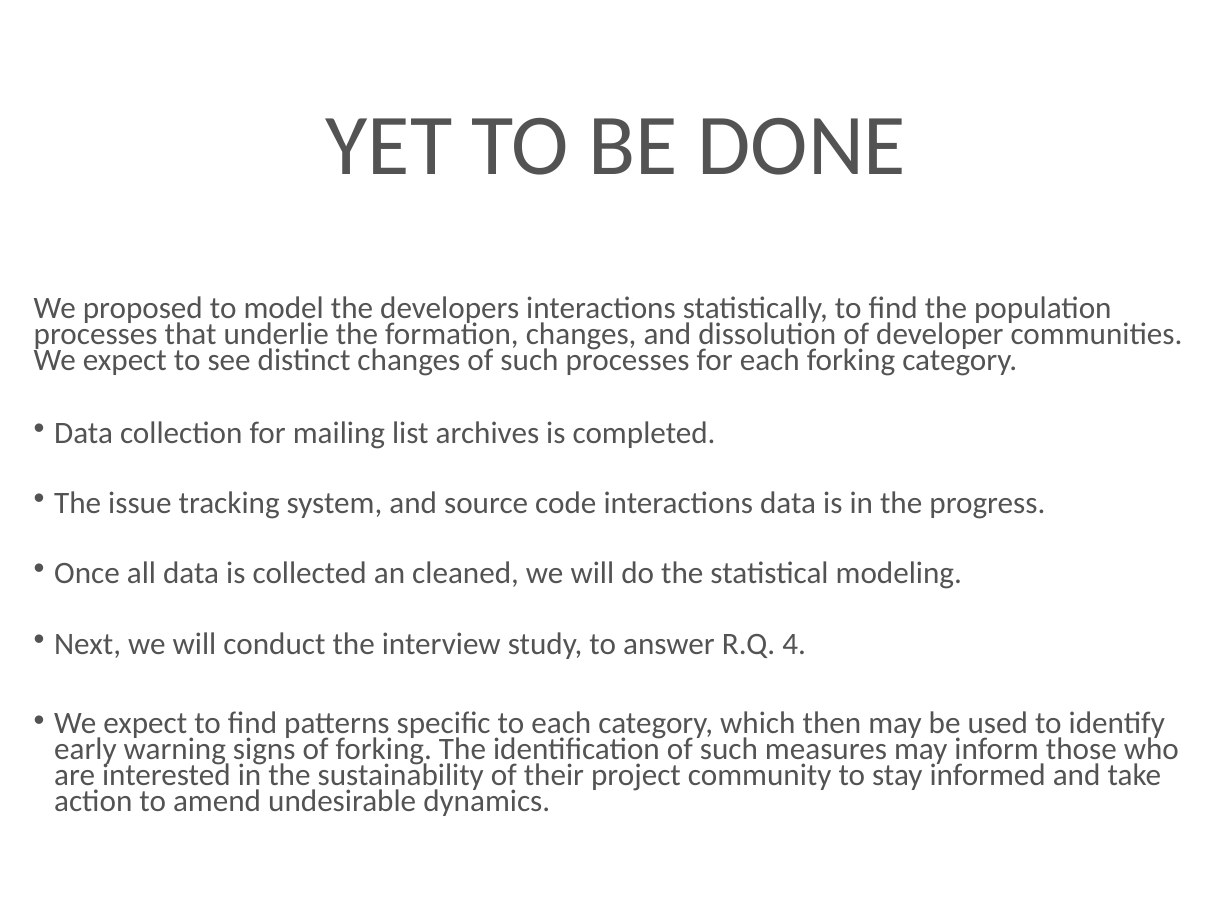
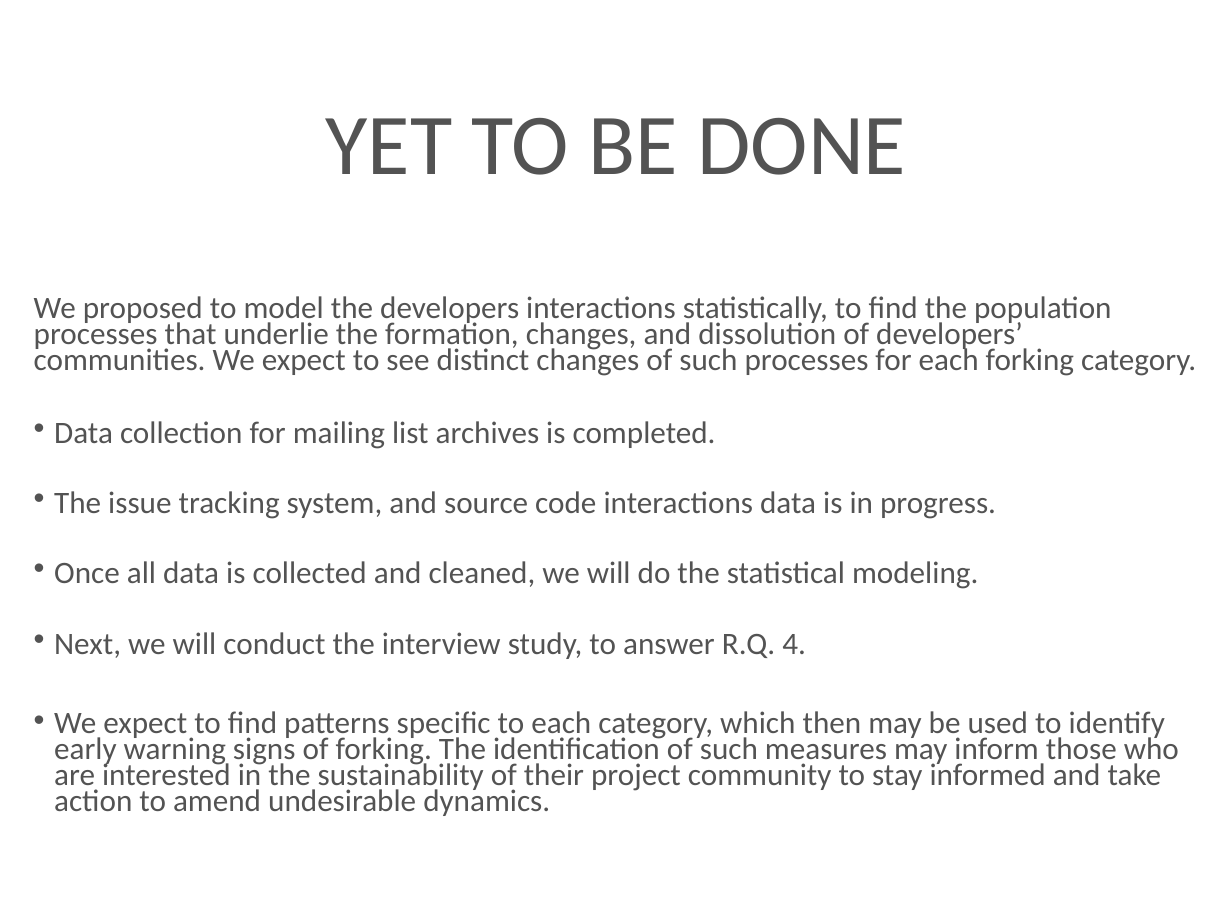
Before and after one commit to azarbakht/prelim_slides, a slide deck: slide 22 of Prelim_Slides_Amir.ppt (slide 18 before the commit). Drawn at 1232x924 pixels with LibreOffice and Linux fonts; fonts in the diff are those of the drawing; background and template pictures are left out. Boxes give left, top, right and bottom in pixels: in the first picture for what was removed or moved away, otherwise in the second. Text is boxed around its words. In the diff, an @@ line names an element or a change of style, - is before the commit and + after.

```diff
--- a/Prelim_Slides_Amir.ppt
+++ b/Prelim_Slides_Amir.ppt
@@ text at (34, 296, 1196, 376): text changed @@
-We proposed to model the developers interactions statistically, to find the population processes that underlie the formation, changes, and dissolution of developer communities. We expect to see distinct changes of such processes for each forking category.
+We proposed to model the developers interactions statistically, to find the population processes that underlie the formation, changes, and dissolution of developers’ communities. We expect to see distinct changes of such processes for each forking category.
@@ text at (54, 491, 996, 589): text changed @@
-• The issue tracking system, and source code interactions data is in the progress.
-• Once all data is collected an cleaned, we will do the statistical modeling.
+• The issue tracking system, and source code interactions data is in progress.
+• Once all data is collected and cleaned, we will do the statistical modeling.
```
Also in this commit, not shown: 8 other slides changed, 1 other file.
